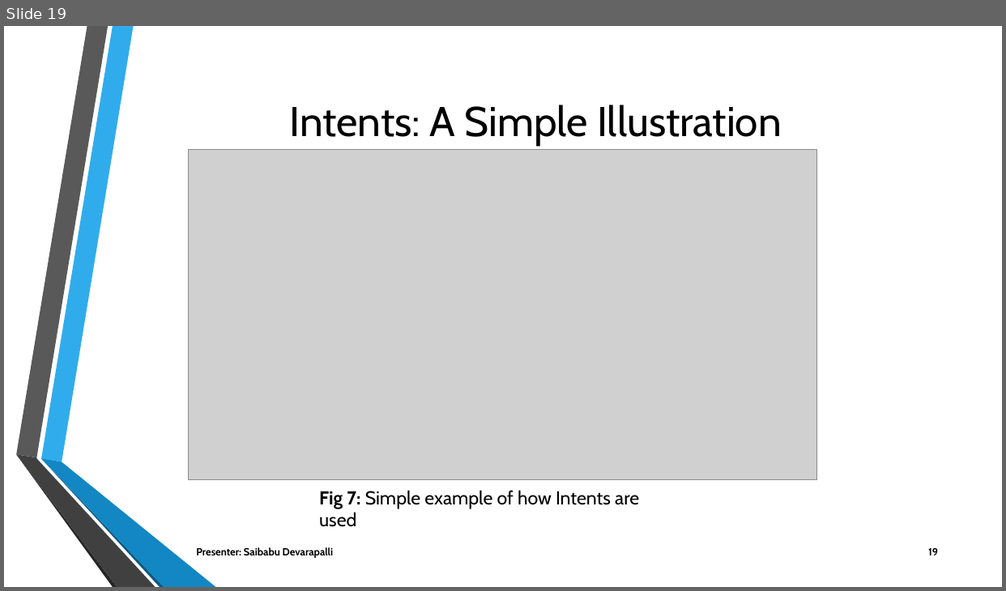
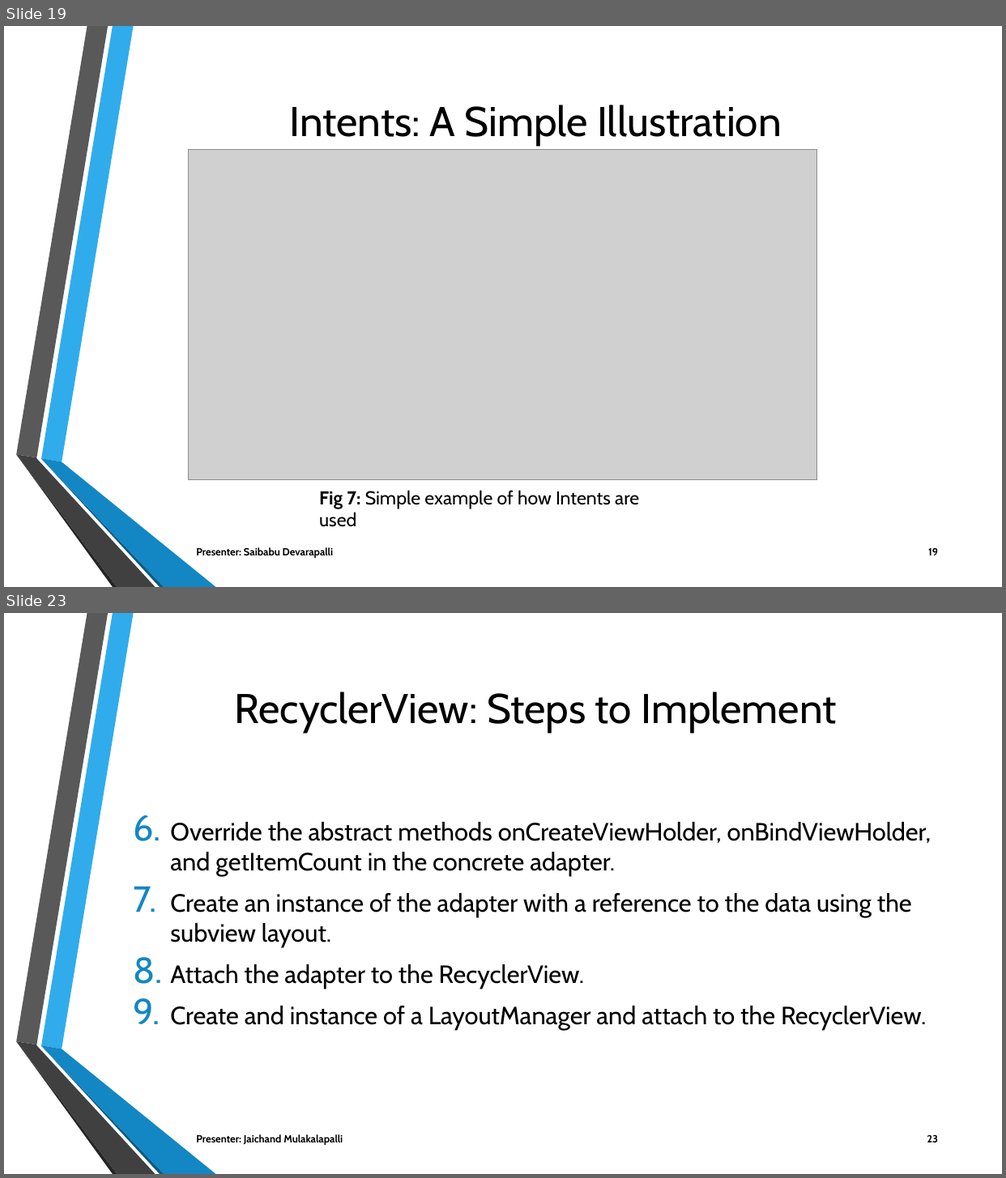
Before and after one commit to Sec03Team05Fall22GDP1/FreebiesforNewbies, a slide deck: Project_Files/Sprint10/FREEBIES FOR NEWBIES Workshop2.pptx. Shown one above the other, each under a label of ours: slide 19 before the commit, slides 19 and 23 after it; the slides between them are not shown. The pictures are 1006x591 and 1006x1178 pixels, drawn with LibreOffice and Linux fonts; fonts in the diff are those of the drawing; grey boxes stand for pictures; background and template pictures are left out. Boxes give left, top, right and bottom in pixels: in the first picture for what was removed or moved away, otherwise in the second. Text is boxed around its words. In the diff, an @@ line names an element or a change of style, - is before the commit and + after.

Commit message:
Updated Workshop2 Slides covering the assigned topics for Jaichand M

```diff
--- a/Project_Files/Sprint10/FREEBIES FOR NEWBIES Workshop2.pptx
+++ b/Project_Files/Sprint10/FREEBIES FOR NEWBIES Workshop2.pptx
@@ slide 23 added at (4,613,1002,1174), background picture (left out); not listed: 6 template elements that a slide beside it also shows @@
@@ title added at (235,692,837,731), 40 pt, text #000000 @@
+RecyclerView: Steps to Implement
@@ text added at (170,822,931,1029), 24 pt, text #000000 @@
+6. Override the abstract methods onCreateViewHolder, onBindViewHolder, and getItemCount in the concrete adapter.
+7. Create an instance of the adapter with a reference to the data using the subview layout.
+8. Attach the adapter to the RecyclerView.
+9. Create and instance of a LayoutManager and attach to the RecyclerView.
@@ text added at (196,1135,343,1145), 10 pt, text #000000, bold @@
+Presenter: Jaichand Mulakalapalli
@@ page number added at (927,1135,938,1143), 10 pt, text #000000, bold @@
+23
```
Also in this commit, not shown: 8 other slides added.
